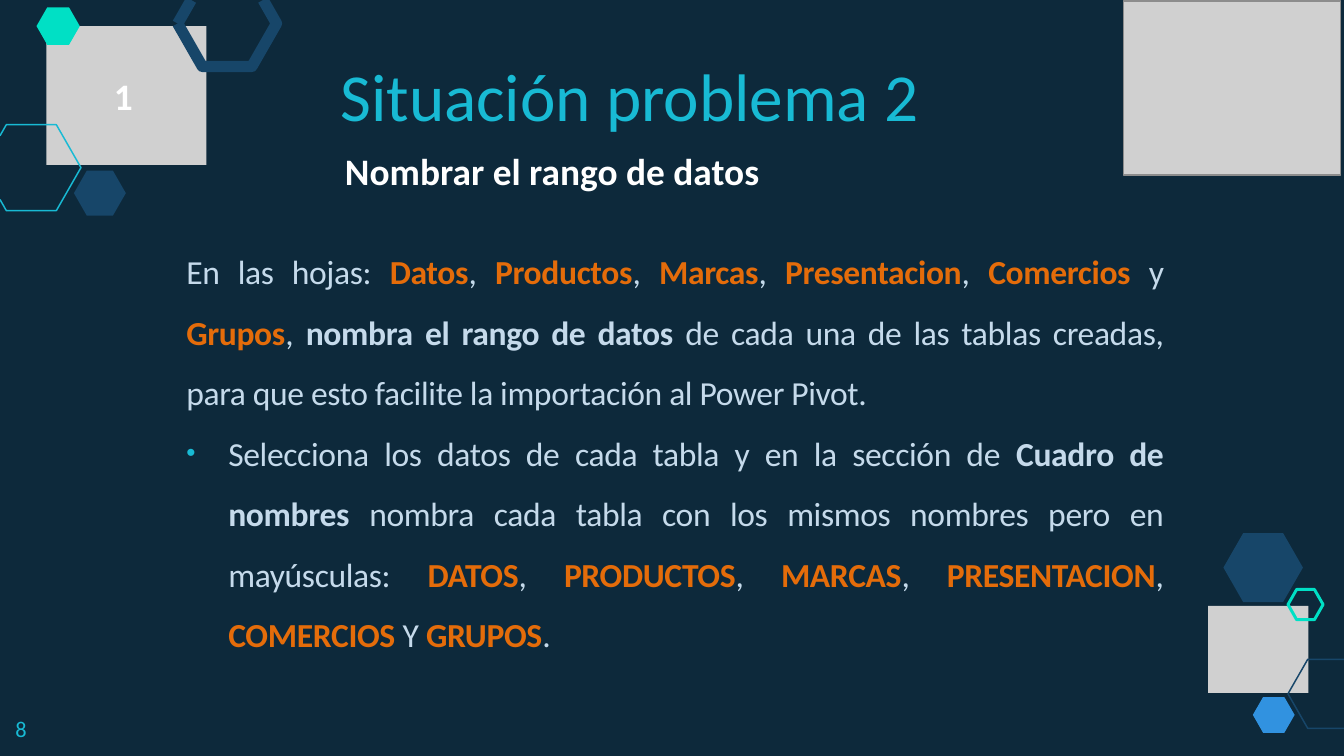
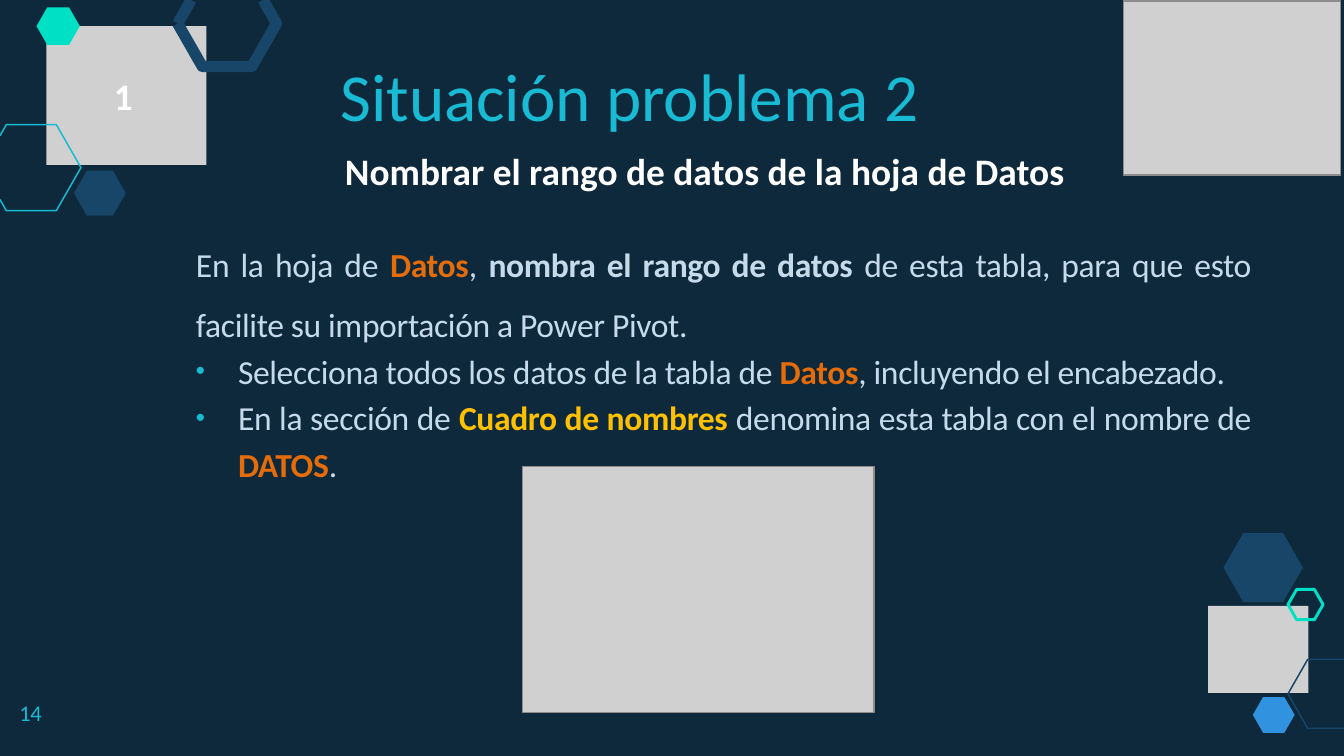
Before and after one commit to lizetheP/PensamientoC, a slide deck: slide 14 of Calendario2019/Presentaciones/Semana5/SITUACION2F.pptx. Drawn at 1344x756 pixels with LibreOffice and Linux fonts; fonts in the diff are those of the drawing; grey boxes stand for pictures. Boxes give left, top, right and bottom in pixels: in the first picture for what was removed or moved away, otherwise in the second. Text is boxed around its words. In the diff, an @@ line names an element or a change of style, - is before the commit and + after.

```diff
--- a/Calendario2019/Presentaciones/Semana5/SITUACION2F.pptx
+++ b/Calendario2019/Presentaciones/Semana5/SITUACION2F.pptx
@@ text at (345, 158, 1064, 192): text changed @@
-Nombrar el rango de datos
+Nombrar el rango de datos de la hoja de Datos
@@ text at (196, 253, 1251, 478): text changed @@
-En las hojas: Datos, Productos, Marcas, Presentacion, Comercios y Grupos, nombra el rango de datos de cada una de las tablas creadas, para que esto facilite la importación al Power Pivot.
-• Selecciona los datos de cada tabla y en la sección de Cuadro de nombres nombra cada tabla con los mismos nombres pero en mayúsculas: DATOS, PRODUCTOS, MARCAS, PRESENTACION, COMERCIOS Y GRUPOS.
+En la hoja de Datos, nombra el rango de datos de esta tabla, para que esto facilite su importación a Power Pivot.
+• Selecciona todos los datos de la tabla de Datos, incluyendo el encabezado.
+• En la sección de Cuadro de nombres denomina esta tabla con el nombre de DATOS.
@@ picture added at (523, 466, 874, 712) @@
@@ text at (19, 706, 41, 721): text changed @@
-8
+14
```
Also in this commit, not shown: 14 other slides changed, 8 slides added, 2 slides removed, 20 other files.
